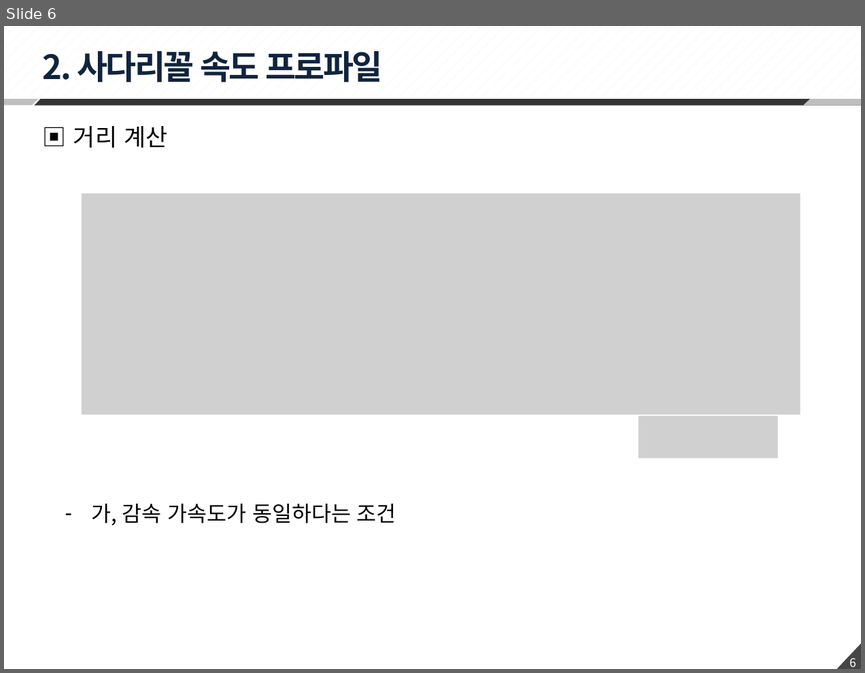
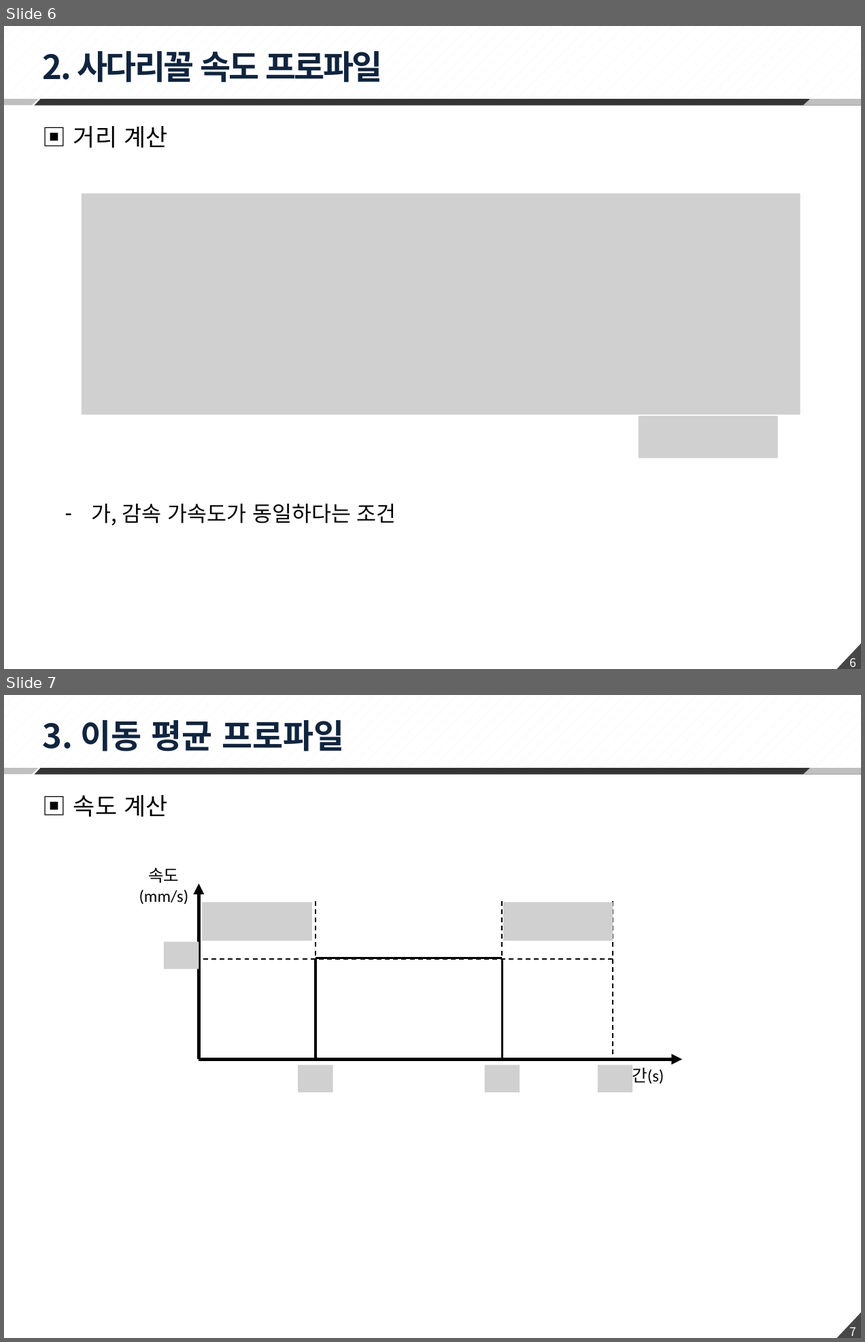
Before and after one commit to changhee-Jung/Hexapod, a slide deck: 02 Scheduler/200414_MotionProfile 정리.pptx. Shown one above the other, each under a label of ours: slide 6 before the commit, slides 6 and 7 after it. The pictures are 865x673 and 865x1342 pixels, drawn with LibreOffice and Linux fonts; fonts in the diff are those of the drawing; grey boxes stand for pictures. Boxes give left, top, right and bottom in pixels: in the first picture for what was removed or moved away, otherwise in the second. Text is boxed around its words. In the diff, an @@ line names an element or a change of style, - is before the commit and + after.

```diff
--- a/02 Scheduler/200414_MotionProfile 정리.pptx
+++ b/02 Scheduler/200414_MotionProfile 정리.pptx
@@ slide 7 added at (4, 695, 861, 1338), background #FFFFFF; not listed: 6 template elements that a slide beside it also shows @@
@@ text added at (43, 720, 344, 751), 28 pt, text #0F243E, bold @@
+3. 이동 평균 프로파일
@@ text added at (73, 795, 168, 817), 20 pt, text #000000 @@
+▣ 속도 계산
@@ group added at (139, 868, 682, 1091): 7 lines, 6 pictures, 2 texts, 2 arrows @@
+시간(s)
+속도
+(mm/s)
```
Also in this commit, not shown: 1 other slide added, 1 other file.
